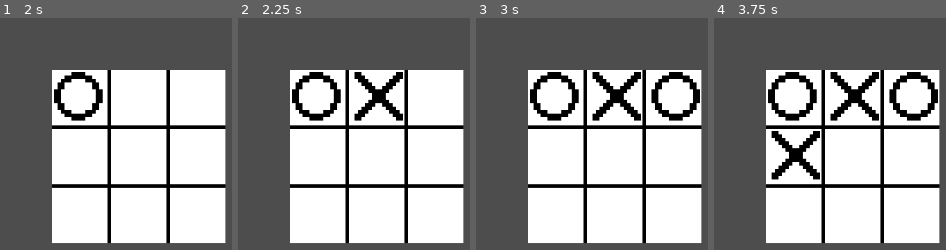
Above: before the commit, frames 1-4 (left to right).
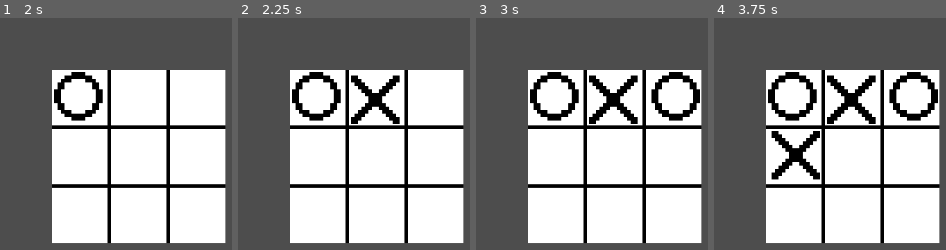
Above: after the commit, the same moments.

Repository: Tejas-Panchal/Tic_Tac_Toe
Game: Godot game, scene res://scenes/start_menu.tscn
Same seed, same stepped clock (60 frames per second), same inputs: the game is played once before the commit and once after it. Before the commit the project has no main scene; this scene is started directly in both runs.
Inputs (mouse positions are in pixels of both pictures, inside the frame that each line leads up to):
- Up to frame 1 (2 s): click (32, 31) at 0.5 s; click (78, 96) at 1.25 s
- Up to frame 2 (2.25 s): click (377, 96) at 2 s
- Up to frame 3 (3 s): click (673, 96) at 2.75 s
- Up to frame 4 (3.75 s): click (795, 157) at 3.5 s

Frame 1 is identical in both runs. In frame 2, 1.4% of the frame differs, in the area x 48-72%, y 23-46%; in frame 3, 1.4%; in frame 4, 1.4%.

Commit message:
result_system

Diff:
--- a/project.godot
+++ b/project.godot
@@ -10,17 +10,10 @@
 
 [application]
 
-config/name="Tic Tac Toe"
+config/name="New Game Project"
+run/main_scene="res://scenes/start_menu.tscn"
 config/features=PackedStringArray("4.3", "Forward Plus")
 config/icon="res://icon.svg"
-
-[input]
-
-click={
-"deadzone": 0.5,
-"events": [Object(InputEventMouseButton,"resource_local_to_scene":false,"resource_name":"","device":-1,"window_id":0,"alt_pressed":false,"shift_pressed":false,"ctrl_pressed":false,"meta_pressed":false,"button_mask":0,"position":Vector2(0, 0),"global_position":Vector2(0, 0),"factor":1.0,"button_index":1,"canceled":false,"pressed":false,"double_click":false,"script":null)
-]
-}
 
 [rendering]
 
--- a/scenes/game_board.tscn
+++ b/scenes/game_board.tscn
@@ -8,36 +8,10 @@
 texture = ExtResource("1_66ut2")
 separation = Vector2i(10, 0)
 texture_region_size = Vector2i(50, 50)
+use_texture_padding = false
 0:0/0 = 0
 1:0/0 = 0
 2:0/0 = 0
-3:0/0 = 0
-4:0/0 = 0
-5:0/0 = 0
-6:0/0 = 0
-7:0/0 = 0
-8:0/0 = 0
-9:0/0 = 0
-0:1/0 = 0
-1:1/0 = 0
-2:1/0 = 0
-3:1/0 = 0
-4:1/0 = 0
-5:1/0 = 0
-6:1/0 = 0
-7:1/0 = 0
-8:1/0 = 0
-9:1/0 = 0
-0:2/0 = 0
-1:2/0 = 0
-2:2/0 = 0
-3:2/0 = 0
-4:2/0 = 0
-5:2/0 = 0
-6:2/0 = 0
-7:2/0 = 0
-8:2/0 = 0
-9:2/0 = 0
 
 [sub_resource type="TileSet" id="TileSet_k3tok"]
 sources/0 = SubResource("TileSetAtlasSource_2rvpd")
@@ -76,6 +50,7 @@
 scale = Vector2(5, 5)
 tile_set = SubResource("TileSet_k3tok")
 format = 2
+layer_0/name = "Layer1"
 layer_0/tile_data = PackedInt32Array(131074, 0, 0)
 
 [node name="b0" type="Button" parent="Board" groups=["circle_or_cross"]]
@@ -90,7 +65,6 @@
 offset_bottom = 30.4
 grow_horizontal = 2
 grow_vertical = 2
-scale = Vector2(1, 1)
 focus_mode = 0
 flat = true
 icon_alignment = 1
@@ -99,7 +73,7 @@
 visible = false
 position = Vector2(7.6, 7.6)
 sprite_frames = SubResource("SpriteFrames_qjtuh")
-animation = &"circle"
+animation = &"cross"
 
 [node name="b1" type="Button" parent="Board" groups=["circle_or_cross"]]
 anchors_preset = 8
@@ -107,13 +81,12 @@
 anchor_top = 0.5
 anchor_right = 0.5
 anchor_bottom = 0.5
-offset_left = 32.6
-offset_top = 15.4
-offset_right = 47.6
-offset_bottom = 30.4
-grow_horizontal = 2
-grow_vertical = 2
-scale = Vector2(1, 1)
+offset_left = 32.4
+offset_top = 15.6
+offset_right = 47.4
+offset_bottom = 30.6
+grow_horizontal = 2
+grow_vertical = 2
 focus_mode = 0
 flat = true
 icon_alignment = 1
@@ -136,7 +109,6 @@
 offset_bottom = 30.4
 grow_horizontal = 2
 grow_vertical = 2
-scale = Vector2(1, 1)
 focus_mode = 0
 flat = true
 icon_alignment = 1
@@ -159,7 +131,6 @@
 offset_bottom = 47.4
 grow_horizontal = 2
 grow_vertical = 2
-scale = Vector2(1, 1)
 focus_mode = 0
 flat = true
 icon_alignment = 1
@@ -182,7 +153,6 @@
 offset_bottom = 47.4
 grow_horizontal = 2
 grow_vertical = 2
-scale = Vector2(1, 1)
 focus_mode = 0
 flat = true
 icon_alignment = 1
@@ -205,7 +175,6 @@
 offset_bottom = 47.4
 grow_horizontal = 2
 grow_vertical = 2
-scale = Vector2(1, 1)
 focus_mode = 0
 flat = true
 icon_alignment = 1
@@ -222,13 +191,12 @@
 anchor_top = 0.5
 anchor_right = 0.5
 anchor_bottom = 0.5
-offset_left = 15.6
+offset_left = 15.8
 offset_top = 49.4
-offset_right = 30.6
+offset_right = 30.8
 offset_bottom = 64.4
 grow_horizontal = 2
 grow_vertical = 2
-scale = Vector2(1, 1)
 focus_mode = 0
 flat = true
 icon_alignment = 1
@@ -251,7 +219,6 @@
 offset_bottom = 64.4
 grow_horizontal = 2
 grow_vertical = 2
-scale = Vector2(1, 1)
 focus_mode = 0
 flat = true
 icon_alignment = 1
@@ -274,7 +241,6 @@
 offset_bottom = 64.4
 grow_horizontal = 2
 grow_vertical = 2
-scale = Vector2(1, 1)
 focus_mode = 0
 flat = true
 icon_alignment = 1
--- a/scripts/game_board.gd
+++ b/scripts/game_board.gd
@@ -10,54 +10,79 @@
 @onready var s_7: AnimatedSprite2D = $Board/b7/s7
 @onready var s_8: AnimatedSprite2D = $Board/b8/s8
 
+var data : Array = [ [0,0,0],[0,0,0],[0,0,0] ]
+var row_sum : int
+var collum_sum :int
+var crros1_sum : int
+var crros2_sum: int
 
 var forCircle = true
 # Called when the node enters the scene tree for the first time.
 func _ready() -> void:
 	pass
 
-func add_circle_or_cross(box) -> void:
+func game_over():
+	for i in len(data):
+		row_sum = data[i][0] + data[i][1] + data[i][2]
+		collum_sum = data[0][i] + data[1][i] + data[2][i]
+		crros1_sum = data[0][0] + data[1][1] + data[2][2]
+		crros2_sum = data[0][2] + data[1][1] + data[2][0]
+
+		if row_sum == 3 or collum_sum == 3 or crros1_sum == 3 or crros2_sum == 3 :
+			print("circle winner")
+			get_tree().quit()
+		elif row_sum == -3 || collum_sum == -3 || crros1_sum == -3 || crros2_sum == -3:
+			print("Crros winner")
+			get_tree().quit()
+
+
+
+func add_circle_or_cross(box,y,x) -> void:
 	if box.visible == false:
 		if forCircle:
 			box.play("circle")
+			data[y][x] = 1
 			forCircle = false
 		else:
 			box.play("cross")
+			data[y][x] = -1
 			forCircle = true
 		box.visible = true
+		game_over()
 
 
 func _on_b_0_button_down() -> void:
-	add_circle_or_cross(s_0)
+	add_circle_or_cross(s_0,0,0)
+
 
 
 func _on_b_1_button_down() -> void:
-	add_circle_or_cross(s_1)
+	add_circle_or_cross(s_1,0,1)
 
 
 func _on_b_2_button_down() -> void:
-	add_circle_or_cross(s_2)
+	add_circle_or_cross(s_2,0,2)
 
 
 func _on_b_3_button_down() -> void:
-	add_circle_or_cross(s_3)
+	add_circle_or_cross(s_3,1,0)
 
 
 func _on_b_4_button_down() -> void:
-	add_circle_or_cross(s_4)
+	add_circle_or_cross(s_4,1,1)
 
 
 func _on_b_5_button_down() -> void:
-	add_circle_or_cross(s_5)
+	add_circle_or_cross(s_5,1,2)
 
 
 func _on_b_6_button_down() -> void:
-	add_circle_or_cross(s_6)
+	add_circle_or_cross(s_6,2,0)
 
 
 func _on_b_7_button_down() -> void:
-	add_circle_or_cross(s_7)
+	add_circle_or_cross(s_7,2,1)
 
 
 func _on_b_8_button_down() -> void:
-	add_circle_or_cross(s_8)
+	add_circle_or_cross(s_8,2,2)
--- a/scripts/start_menu.gd
+++ b/scripts/start_menu.gd
@@ -9,7 +9,7 @@
 
 
 # Called every frame. 'delta' is the elapsed time since the previous frame.
-func _process(delta: float) -> void:
+func _process(_delta: float) -> void:
 	pass
 
 
